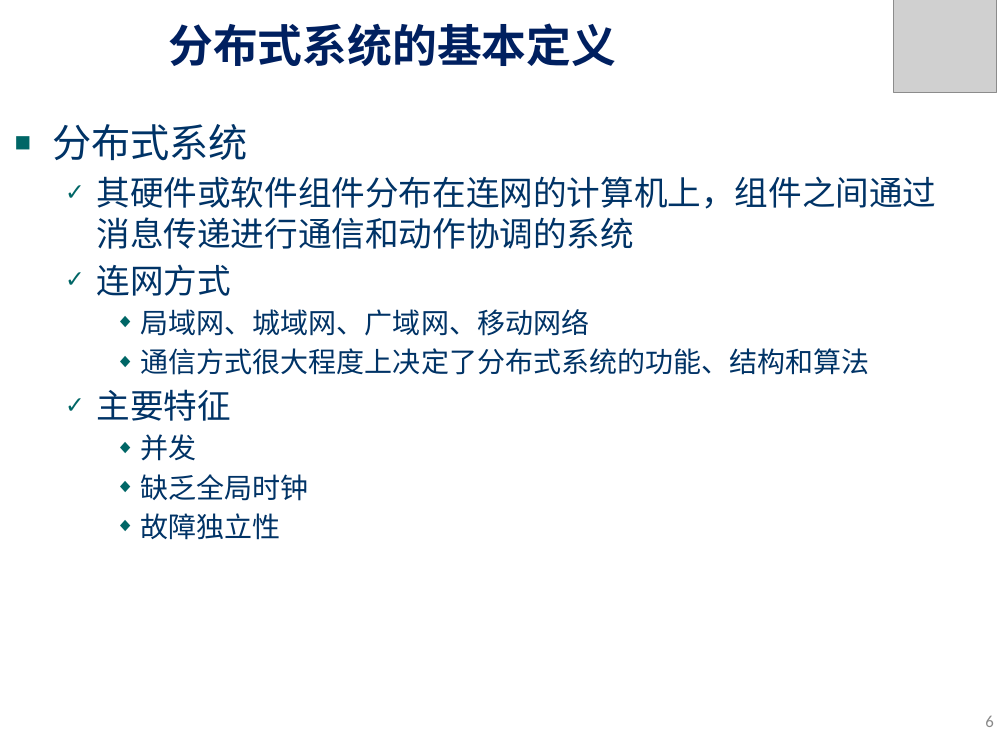
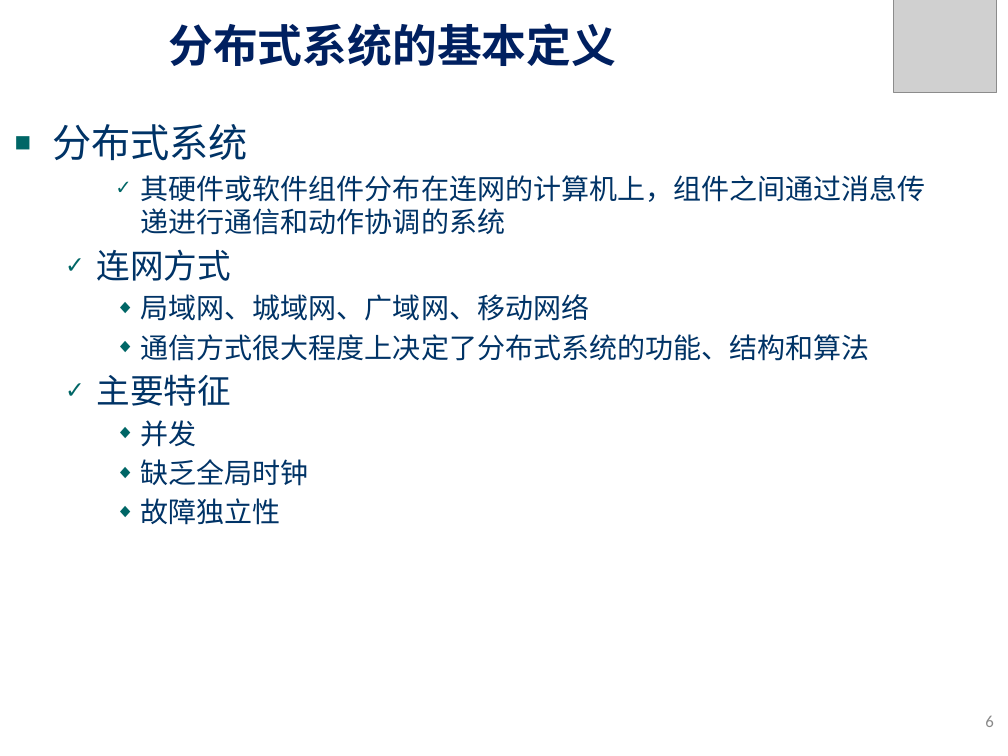
Before and after one commit to zhengxq27/Junoir_study_last, a slide deck: slide 6 of 分布式计算/课件/01. 分布式计算基本概念.pptx. Drawn at 1008x756 pixels with LibreOffice and Linux fonts; fonts in the diff are those of the drawing; grey boxes stand for pictures; background and template pictures are left out. Boxes give left, top, right and bottom in pixels: in the first picture for what was removed or moved away, otherwise in the second. Text is boxed around its words. In the diff, an @@ line names an element or a change of style, - is before the commit and + after.

```diff
--- a/分布式计算/课件/01. 分布式计算基本概念.pptx
+++ b/分布式计算/课件/01. 分布式计算基本概念.pptx
@@ text at (141,175,926,235): size 24 to 20 pt in "其硬件或软件组件分布在连网的计算机上，组件之间通过消息传递进行通信和动作协调的系统"; list level 2 to 3 in "其硬件或软件组件分布在连网的计算机上，组件之间通过消息传递进行通信和动作协调的系统" @@
```
Also in this commit, not shown: 15 other files.
